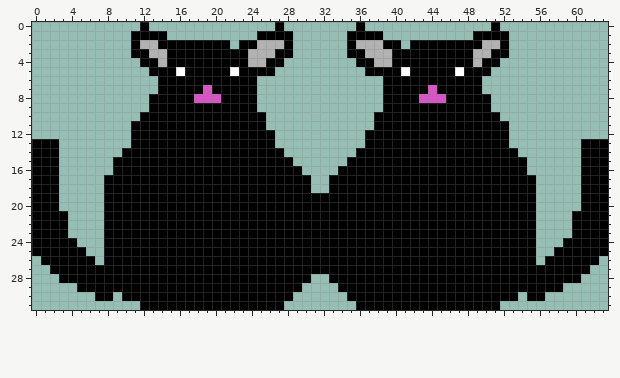
One commit to this pixel-art sprite: src/main/resources/assets/images/entities/cat-textra-alice.png. Above is the file before it was changed.
The file is 64x32 pixels.
After the commit:
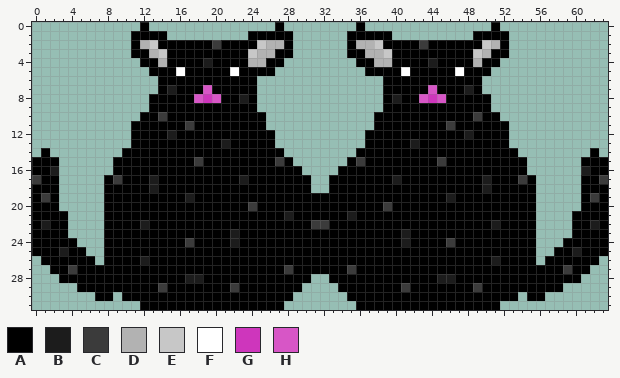
Palette (. is transparent): A #000000  B #1c1c1c  C #3b3b3b  D #b2b2b2  E #c7c7c7  F #ffffff  G #ce36bc  H #d756c6
What changed:
y 1: x 24 . -> A; x 39 . -> A
y 2: x 13 D -> E; x 20 A -> C; x 22 . -> A; x 25 D -> E; x 38 D -> E; x 41 . -> A; x 43 A -> C; x 50 D -> E
y 3: x 14 D -> E; x 24 D -> E; x 39 D -> E; x 49 D -> E
y 4: x 19 A -> B; x 44 A -> B
y 7: x 15 A -> B; x 48 A -> B
y 8: x 19 H -> G; x 23 A -> B; x 40 A -> B; x 44 H -> G
y 10: x 14 A -> C; x 49 A -> C
y 11: x 17 A -> C; x 46 A -> C
y 12: x 15 A -> B; x 48 A -> B
y 13: x 0..2 AAA -> ...; x 21 A -> B; x 42 A -> B; x 61..63 AAA -> ...
y 14: x 0 A -> .; x 2 A -> .; x 61 A -> .; x 63 A -> .
y 15: x 18 A -> C; x 27 A -> C; x 36 A -> C; x 45 A -> C
y 16: x 2 A -> B; x 61 A -> B
y 17: x 0 A -> C; x 9 A -> C; x 13 A -> B; x 23 A -> B; x 40 A -> B; x 50 A -> B; x 54 A -> C; x 63 A -> C
y 18: x 13 A -> B; x 50 A -> B
y 19: x 1 A -> C; x 17 A -> B; x 46 A -> B; x 62 A -> C
y 20: x 24 A -> C; x 39 A -> C
y 21: x 28 A -> B; x 35 A -> B
y 22: x 1 A -> B; x 12 A -> B; x 31..32 AA -> CC; x 51 A -> B; x 62 A -> B
y 23: x 22 A -> B; x 41 A -> B
y 24: x 17 A -> C; x 22 A -> B; x 41 A -> B; x 46 A -> C
y 25: x 3 A -> B; x 60 A -> B
y 26: x 12 A -> B; x 51 A -> B
y 27: x 4 A -> C; x 28 A -> C; x 35 A -> C; x 59 A -> C
y 28: x 17..18 AA -> BB; x 45..46 AA -> BB
y 29: x 14 A -> C; x 22 A -> C; x 41 A -> C; x 49 A -> C
Where, in picture pixels (left, top, right, bottom), the same in both pictures:
changed: (113, 31, 356, 292)
changed: (356, 31, 500, 292)
changed: (32, 139, 77, 274)
changed: (563, 139, 608, 274)
changed: (518, 175, 527, 184)
